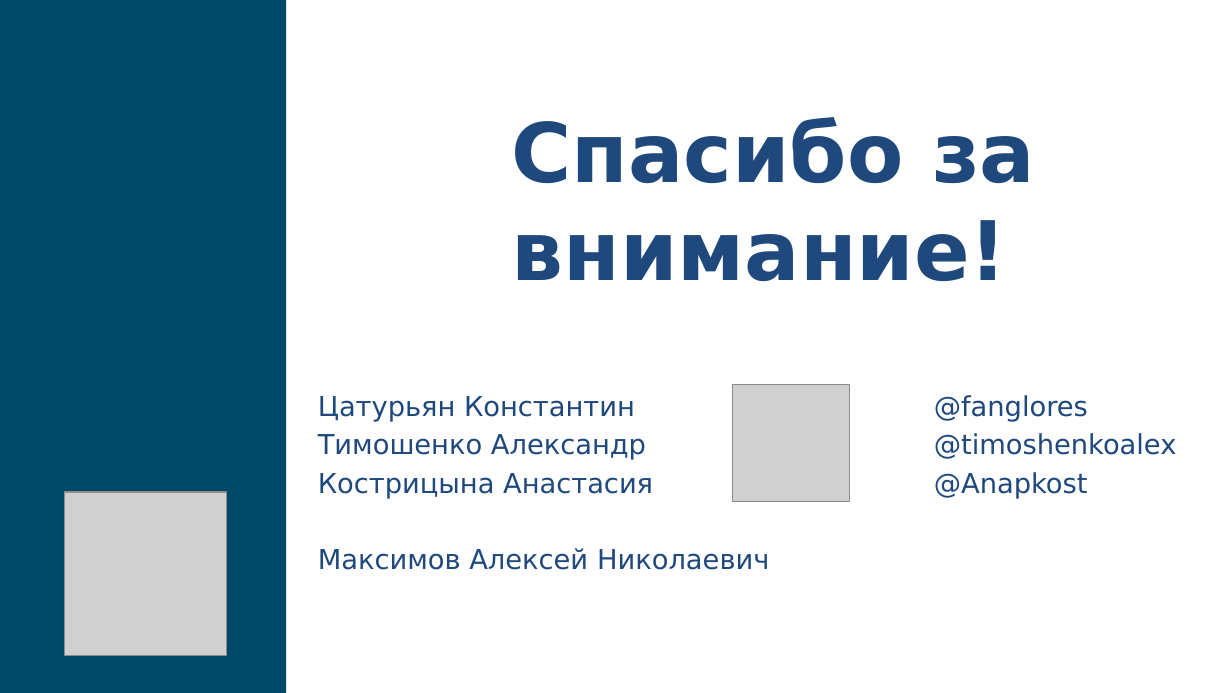
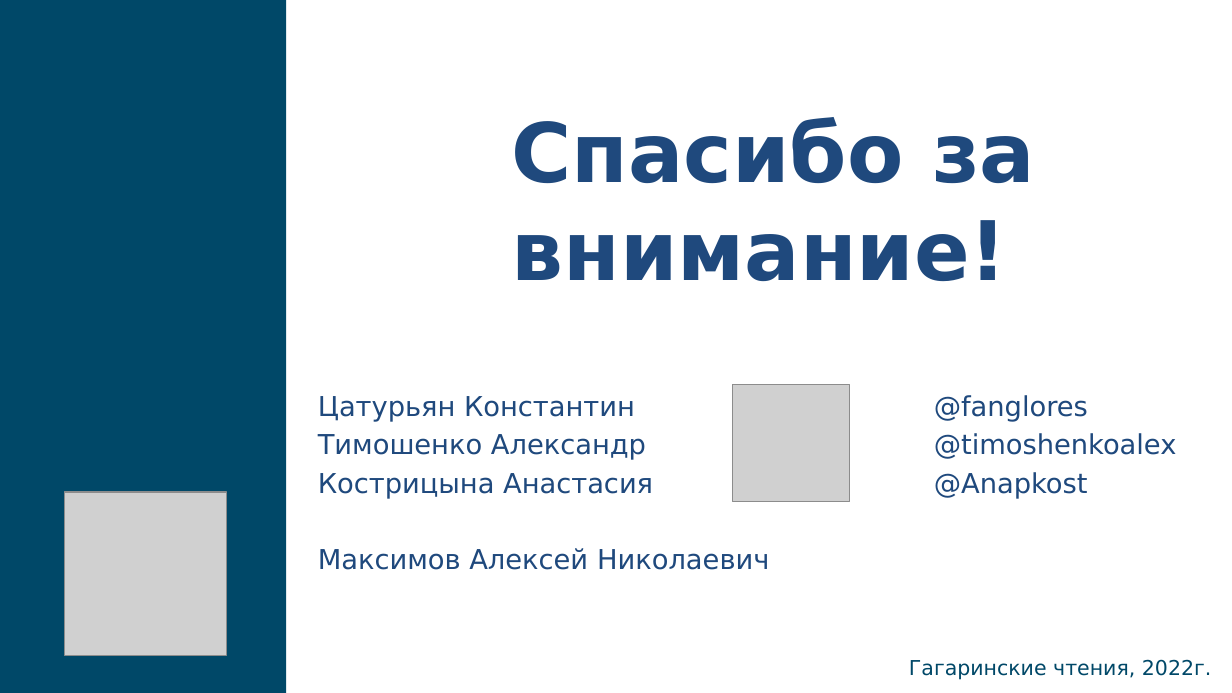
Before and after one commit to fanglores/Gagarin-2022, a slide deck: slide 9 of doc/Presentation.pptx. Drawn at 1232x693 pixels with LibreOffice and Linux fonts; fonts in the diff are those of the drawing; grey boxes stand for pictures. Boxes give left, top, right and bottom in pixels: in the first picture for what was removed or moved away, otherwise in the second. Text is boxed around its words. In the diff, an @@ line names an element or a change of style, - is before the commit and + after.

```diff
--- a/doc/Presentation.pptx
+++ b/doc/Presentation.pptx
@@ text added at [909, 659, 1211, 680], 12 pt, text #004868 @@
+Гагаринские чтения, 2022г.
```
Also in this commit, not shown: 3 other slides changed, 2 other files.
